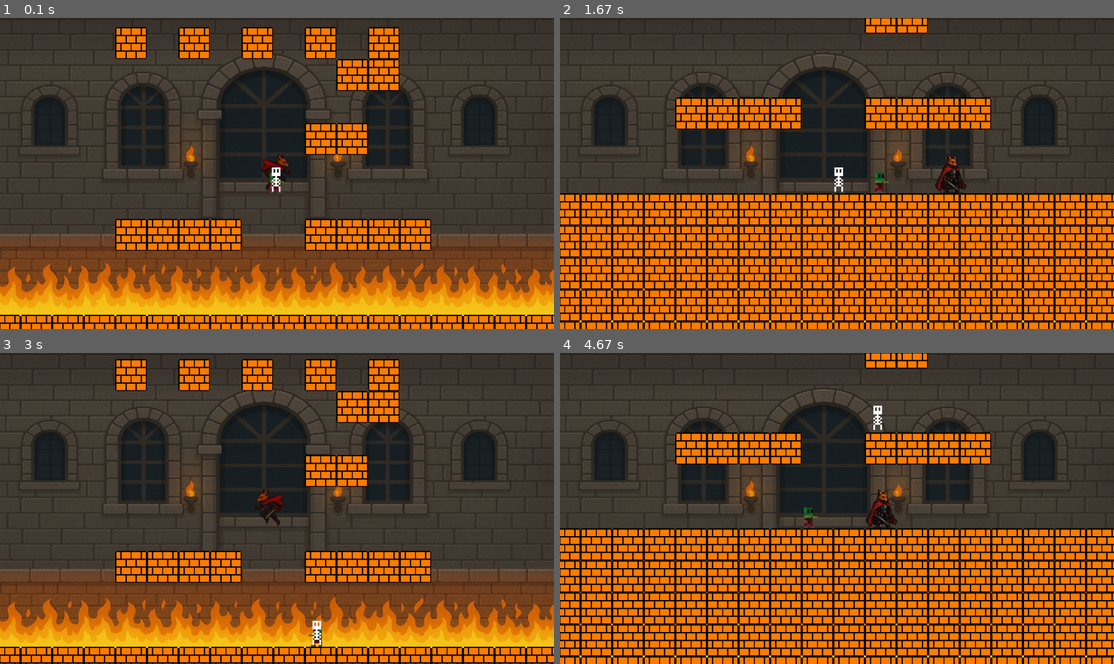
Above: before the commit, frames 1-4 (two rows, left to right).
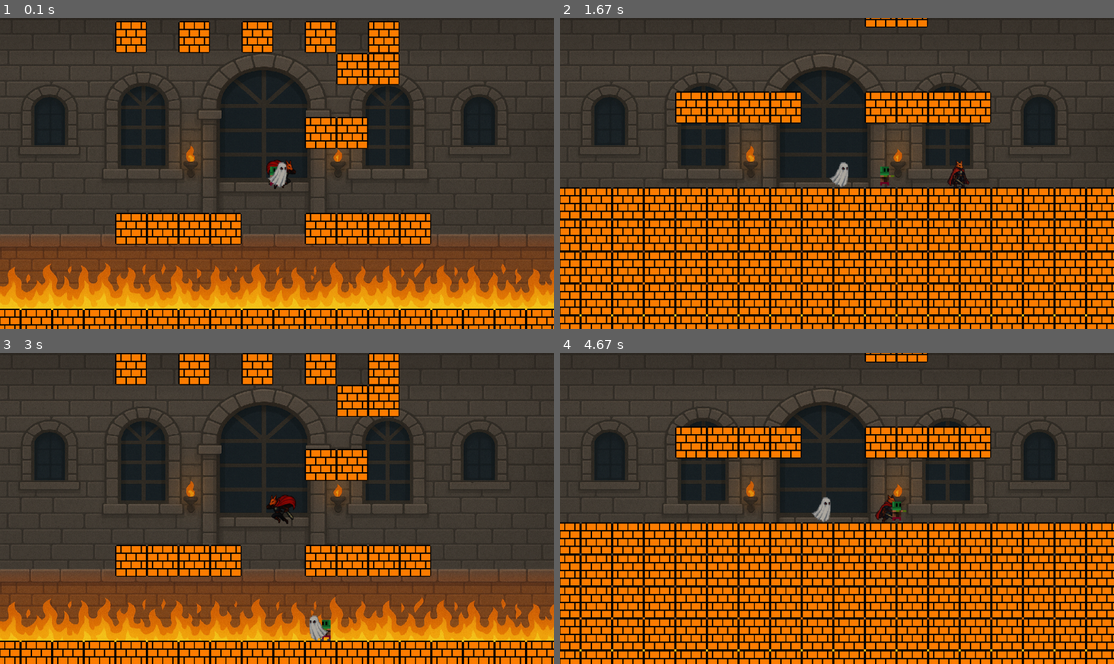
Above: after the commit, the same moments.

Repository: Victor-LP/pygame
Game: pygame game, started from CastleInsper.py
The game is run twice, just before and just after one commit, with the same random seed, the same clock (stepped at 60 frames per second) and the same inputs.
Inputs:
- Up to frame 1 (0.1 s): no input
- Up to frame 2 (1.67 s): hold D 0.33-0.8 s; hold W 0.83-1.13 s; hold D 1.17-1.63 s
- Up to frame 3 (3 s): hold A 1.67-2.2 s; hold A 2.23-2.63 s; hold W from 2.67 s (still down)
- Up to frame 4 (4.67 s): release W at 3.03 s; hold D 3.07-3.7 s; hold A 3.73-4.2 s; hold D from 4.23 s (still down)

The runs differ from the first frame. In frame 1, 13% of the frame differs, in the area x 0-100%, y 0-100%; in frame 2, 32%; in frame 3, 14%; in frame 4, 32%.

Commit message:
animações

Diff:
--- a/assets.py
+++ b/assets.py
@@ -1,16 +1,19 @@
 import pygame
 import os
-from config import IMG_DIR, PLAYER_SCALE, ZOMBIE_SCALE, BAT_SCALE, SKELETON_SCALE, ATTACK_SCALE, BLOCK_HEIGHT, BLOCK_WIDTH
+from config import IMG_DIR, PLAYER_SCALE, ZOMBIE_SCALE, BAT_SCALE, GHOST_SCALE, ATTACK_SCALE, BLOCK_HEIGHT, BLOCK_WIDTH
 
 # ========== CONSTANTES DE IMAGENS ==========
 PLAYER_IMG = 'player'
 PLAYER_JUMP_IMG = 'player_jump'
 PLAYER_ATTACK_IMG = 'player_attack'
+PLAYER_WALK1_IMG = 'player_walk1'
+PLAYER_WALK2_IMG = 'player_walk2'
+PLAYER_WALK3_IMG = 'player_walk3'
 ZOMBIE_IMG = 'zombie'
 BAT_IMG1 = 'bat1'
 BAT_IMG2 = 'bat2'
 BAT_IMG3 = 'bat3'
-SKELETON_IMG = 'skeleton'
+GHOST_IMG = 'ghost'
 ATTACK_IMG = 'attack'
 BLOCK_IMG = 'block'
 BACKGROUND_IMG = 'background'
@@ -27,13 +30,19 @@
     assets[PLAYER_JUMP_IMG] = pygame.transform.scale_by(assets[PLAYER_JUMP_IMG], PLAYER_SCALE)
     assets[PLAYER_ATTACK_IMG] = pygame.image.load(os.path.join(IMG_DIR, 'playerattack.png')).convert_alpha()
     assets[PLAYER_ATTACK_IMG] = pygame.transform.scale_by(assets[PLAYER_ATTACK_IMG], PLAYER_SCALE)
+    assets[PLAYER_WALK1_IMG] = pygame.image.load(os.path.join(IMG_DIR, 'playerwalk1.png'))
+    assets[PLAYER_WALK1_IMG] = pygame.transform.scale_by(assets[PLAYER_WALK1_IMG], PLAYER_SCALE)
+    assets[PLAYER_WALK2_IMG] = pygame.image.load(os.path.join(IMG_DIR, 'playerwalk2.png'))
+    assets[PLAYER_WALK2_IMG] = pygame.transform.scale_by(assets[PLAYER_WALK2_IMG], PLAYER_SCALE)
+    assets[PLAYER_WALK3_IMG] = pygame.image.load(os.path.join(IMG_DIR, 'playerwalk3.png'))
+    assets[PLAYER_WALK3_IMG] = pygame.transform.scale_by(assets[PLAYER_WALK3_IMG], PLAYER_SCALE)
 
     # Inimigos
     assets[ZOMBIE_IMG] = pygame.image.load(os.path.join(IMG_DIR, 'zumbiteste1.png')).convert_alpha()
     assets[ZOMBIE_IMG] = pygame.transform.scale_by(assets[ZOMBIE_IMG], ZOMBIE_SCALE)
 
-    assets[SKELETON_IMG] = pygame.image.load(os.path.join(IMG_DIR, 'esqueletoteste1.png')).convert_alpha()
-    assets[SKELETON_IMG] = pygame.transform.scale_by(assets[SKELETON_IMG], SKELETON_SCALE)
+    assets[GHOST_IMG] = pygame.image.load(os.path.join(IMG_DIR, 'ghost.png')).convert_alpha()
+    assets[GHOST_IMG] = pygame.transform.scale_by(assets[GHOST_IMG], GHOST_SCALE)
 
     # Morcegos (animação)
     assets[BAT_IMG1] = pygame.image.load(os.path.join(IMG_DIR, 'morcegoteste1.png')).convert_alpha()
--- a/config.py
+++ b/config.py
@@ -16,11 +16,13 @@
 # ========== CONFIGURAÇÕES DE FÍSICA ==========
 GRAVITY = 0.6
 JUMP_SIZE = -20
+WALK_ANIM_INTERVAL = 120
 
 # ========== CONFIGURAÇÕES DE SPRITES ==========
-PLAYER_SCALE = 0.2
+STD_SCALE = WIDTH/9000
+PLAYER_SCALE = STD_SCALE
 ZOMBIE_SCALE = 4
-SKELETON_SCALE = 4
+GHOST_SCALE = STD_SCALE
 BAT_SCALE = 3
 ATTACK_SCALE = 4
 BLOCK_WIDTH = WIDTH // 17.5
--- a/game.py
+++ b/game.py
@@ -1,6 +1,7 @@
 import pygame
 from config import FPS, GRAY, WIDTH, HEIGHT, BLOCK_WIDTH, BLOCK_HEIGHT, MAP, BLOCK
 from assets import load_assets
+from sprites import Tile, Player, Zombie, Bat, Ghost
 
 def game_screen(window):
     # ========== INICIALIZAÇÃO ==========
@@ -24,7 +25,6 @@
     }
 
     # ========== CARREGAMENTO DO MAPA ==========
-    from sprites import Tile, Player, Zombie, Bat, Skeleton
 
     map_cols = len(MAP[0])
     map_rows = len(MAP)
@@ -60,13 +60,13 @@
         Bat(groups, assets)
     ]
 
-    skeletons = [
-        Skeleton(groups, assets, all_blocks),
-        Skeleton(groups, assets, all_blocks)
+    ghosts = [
+        Ghost(groups, assets, all_blocks),
+        Ghost(groups, assets, all_blocks)
     ]
 
     # Adiciona todos os inimigos aos grupos
-    for enemy in zombies + bats + skeletons:
+    for enemy in zombies + bats + ghosts:
         all_sprites.add(enemy)
         all_enemies.add(enemy)
 
--- a/sprites.py
+++ b/sprites.py
@@ -1,7 +1,7 @@
 import pygame
 import random
-from config import WIDTH, HEIGHT, GRAVITY, BLOCK_HEIGHT, BLOCK_WIDTH, JUMP_SIZE, STILL, JUMPING, FALLING, ATTACKING
-from assets import PLAYER_JUMP_IMG,PLAYER_ATTACK_IMG,PLAYER_IMG
+from config import WIDTH, HEIGHT, GRAVITY, BLOCK_HEIGHT, BLOCK_WIDTH, JUMP_SIZE, STILL, JUMPING, FALLING, ATTACKING, WALK_ANIM_INTERVAL
+from assets import PLAYER_JUMP_IMG,PLAYER_ATTACK_IMG,PLAYER_IMG,PLAYER_WALK1_IMG,PLAYER_WALK2_IMG,PLAYER_WALK3_IMG
 
 # ========== CLASSE MÃE PARA ENTIDADES COM FÍSICA ==========
 class PhysicsEntity(pygame.sprite.Sprite):
@@ -79,6 +79,12 @@
         self.attack_timer = 0          # tempo em que começou o ataque atual
         self.attack_duration = 200     # ms que a animação de ataque permanece (duracao visual)
 
+        # pega os frames diretamente do dict de assets
+        self.walk_frames = [self.assets[PLAYER_WALK1_IMG], self.assets[PLAYER_WALK2_IMG], self.assets[PLAYER_WALK3_IMG], self.assets[PLAYER_WALK2_IMG]]
+        self.walk_index = 0
+        self.last_walk_time = 0
+        self.walk_interval = WALK_ANIM_INTERVAL
+
     def update(self):
         # Atualiza física
         self.apply_physics()
@@ -90,13 +96,23 @@
             if now - self.attack_timer >= self.attack_duration:
                 self.state = STILL  # volta ao normal quando o timer expirar
 
-        # --- Escolha de imagem com prioridade: ATTACKING > JUMPING/FALLING > STILL ---
+        # --- Escolha de imagem com prioridade: ATTACKING > JUMPING/FALLING > WALK (se movendo) > STILL ---
         if self.state == ATTACKING:
             img = self.assets[PLAYER_ATTACK_IMG]
         elif not self.on_ground:
+            # pular / cair tem precedência
             img = self.assets[PLAYER_JUMP_IMG]
         else:
-            img = self.assets[PLAYER_IMG]
+            # estamos no chão
+            if self.direction != 0:
+                # animação de caminhada — avança frame conforme intervalo
+                if now - self.last_walk_time >= self.walk_interval:
+                    self.walk_index = (self.walk_index + 1) % len(self.walk_frames)
+                    self.last_walk_time = now
+                img = self.walk_frames[self.walk_index]
+            else:
+                # parado
+                img = self.assets[PLAYER_IMG]
 
         # aplica flip conforme direção olhando
         if self.looking == -1:
@@ -151,9 +167,9 @@
     def __init__(self, groups, assets, all_blocks):
         super().__init__(groups, assets, 'zombie', all_blocks, speed=2)
 
-class Skeleton(GroundEnemy):
+class Ghost(GroundEnemy):
     def __init__(self, groups, assets, all_blocks):
-        super().__init__(groups, assets, 'skeleton', all_blocks, speed=2)
+        super().__init__(groups, assets, 'ghost', all_blocks, speed=2)
 
     def move_to_player(self, player, assets):
         #Move o esqueleto em direção ao jogador com pulo
Binary file removed: assets/img/esqueletoteste1.png
Binary file added: assets/img/ghost.png
Binary file changed: assets/img/playerattack.png
Binary file changed: assets/img/playerjump.png
Binary file changed: assets/img/playerwalk1.png
Binary file changed: assets/img/playerwalk2.png
Binary file added: assets/img/playerwalk3.png
